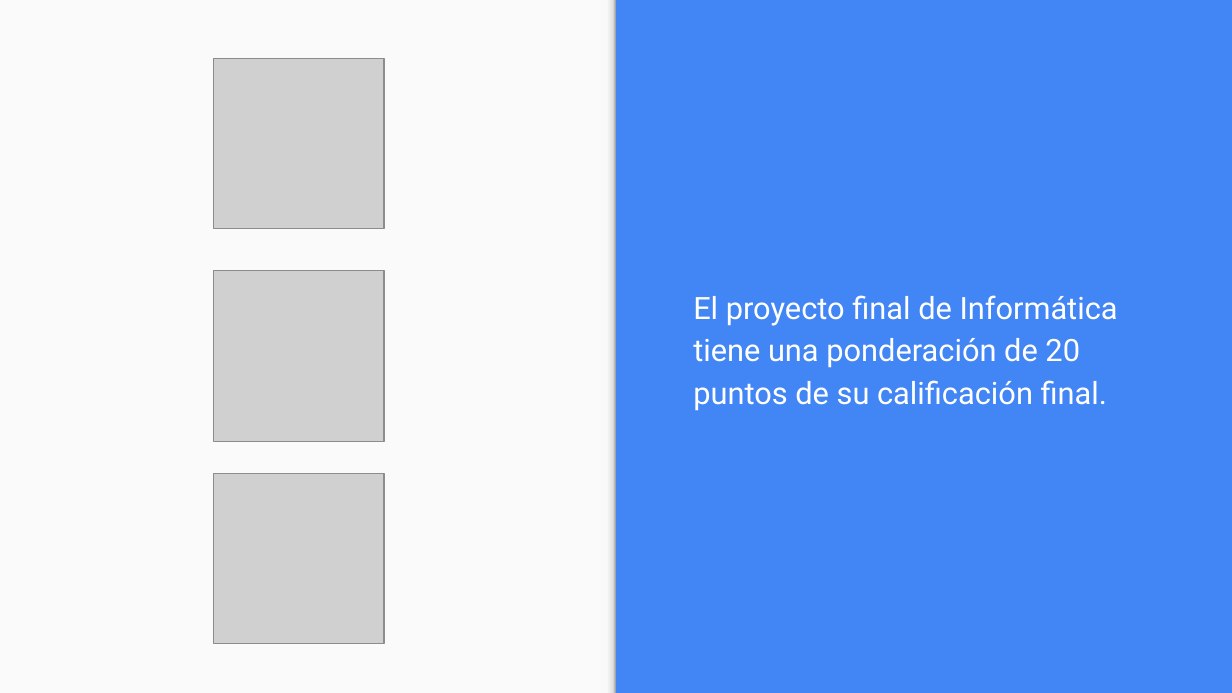
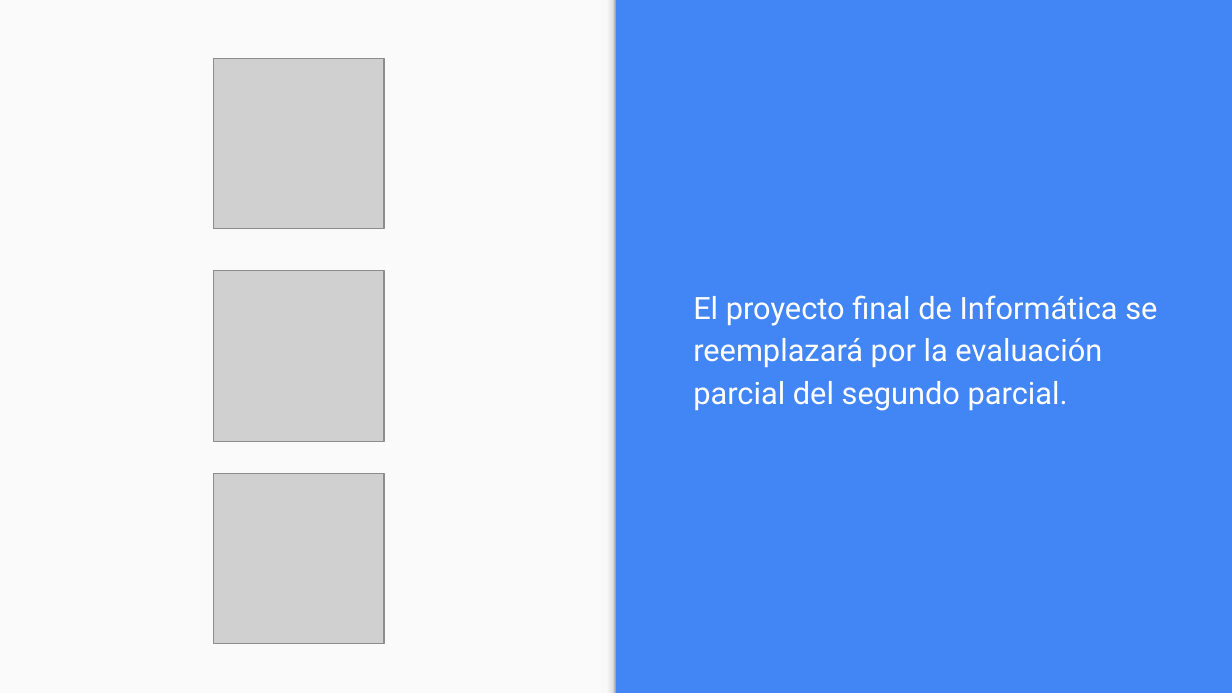
Before and after one commit to OMardil/INFO2_2021, a slide deck: slide 2 of PROYECTO/INFO2_PROYECTO.pptx. Drawn at 1232x693 pixels with LibreOffice and Linux fonts; fonts in the diff are those of the drawing; grey boxes stand for pictures. Boxes give left, top, right and bottom in pixels: in the first picture for what was removed or moved away, otherwise in the second. Text is boxed around its words. In the diff, an @@ line names an element or a change of style, - is before the commit and + after.

```diff
--- a/PROYECTO/INFO2_PROYECTO.pptx
+++ b/PROYECTO/INFO2_PROYECTO.pptx
@@ text at [693, 295, 1157, 411]: text changed @@
-El proyecto final de Informática tiene una ponderación de 20 puntos de su calificación final.
+El proyecto final de Informática se reemplazará por la evaluación parcial del segundo parcial.
```
Also in this commit, not shown: 5 other slides changed, 15 other files.
